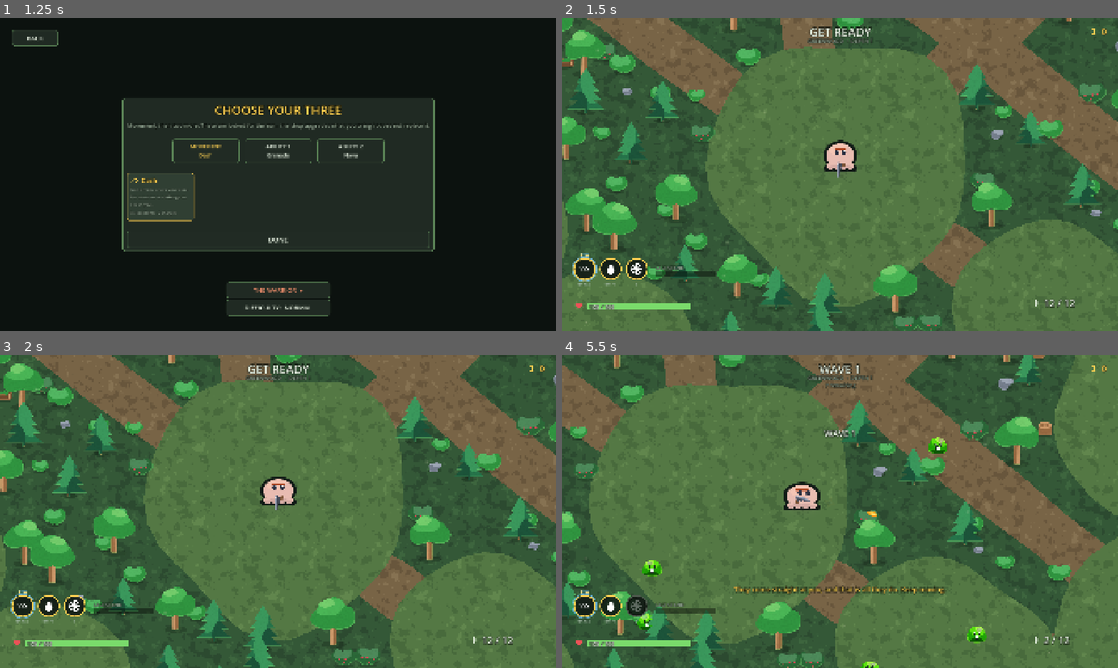
Above: before the commit, frames 1-4 (two rows, left to right).
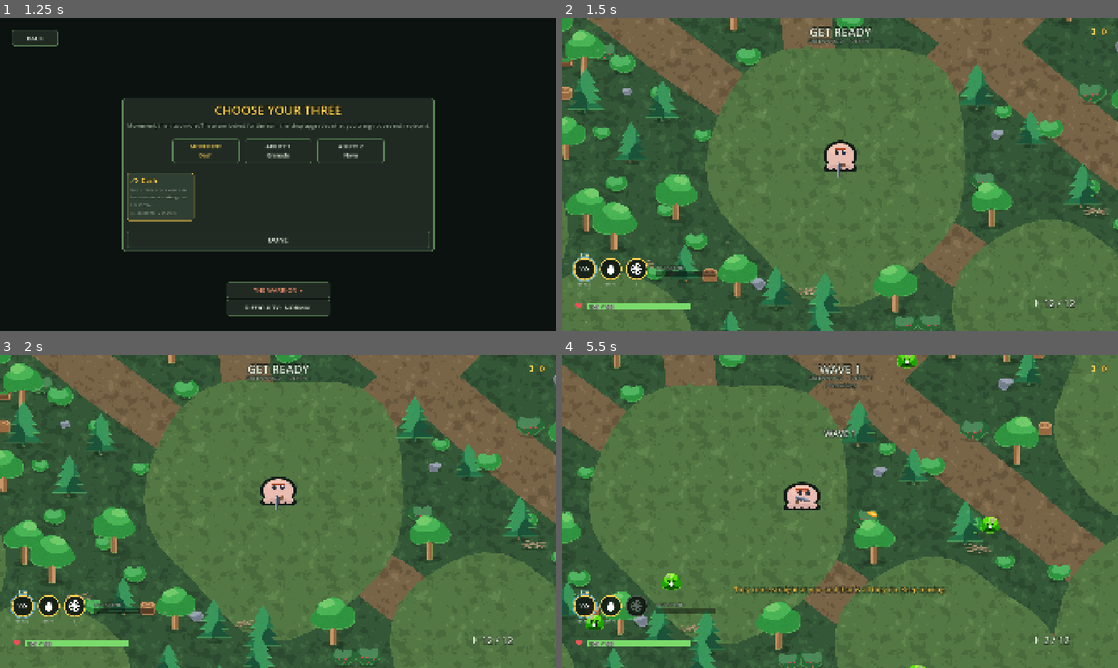
Above: after the commit, the same moments.

Repository: Kooktyplays/slimer
Game: Godot game, scene res://main.tscn
Same seed, same stepped clock (60 frames per second), same inputs: the game is played once before the commit and once after it.
Inputs (mouse positions are in pixels of both pictures, inside the frame that each line leads up to):
- Up to frame 1 (1.25 s): click "NEW RUN" at 0.5 s
- Up to frame 2 (1.5 s): click "DONE" at 1.25 s
- Up to frame 3 (2 s): no input
- Up to frame 4 (5.5 s): tap Enter (ui_accept) at 2, 2.27, 2.75, 3.5, 5.27 s; move the mouse to (962, 495) at 2.02 s; press the mouse at (962, 495) at 2.03 s; hold D (move_right) 2.03-2.75 s; release the mouse at (962, 495) at 2.75 s; drag from (728, 527) to (940, 489) at 2.77 s; move the mouse to (895, 442) at 3.52 s; hold D (move_right) 3.53-4.25 s; hold E (ability_2) 3.53-4.25 s; click (895, 442) at 3.8 s; drag from (812, 574) to (979, 458) at 4.27 s; move the mouse to (1006, 558) at 5.02 s; hold A (move_left) from 5.03 s (still down); hold F (interact) from 5.03 s (still down); click (1006, 558) at 5.3 s

Frame 1 is identical in both runs. In frame 2, 0.7% of the frame differs, in the area x 0-99%, y 22-89%; in frame 3, 0.7%; in frame 4, 1.6%, in the area x 1-79%, y 0-100%.

Commit message:
Add deadfall: stops bullets, not bodies
Props were binary - solid blockers or pure decoration. Deadfall is the middle
the Notion page has wanted since the terrain pass: a low tangle of dead branches
you walk straight through and cannot shoot through. It gives the forest its
first piece of geometry that is cover rather than an obstacle, and it makes the
Devourer added two commits ago mean something beyond Thornwall.

The mechanism is almost free, and that is worth stating because it is invisible
in the code that depends on it. The player, every enemy, every boss and every
enemy bullet mask WORLD and nothing else - so a StaticBody2D on its own layer is
walked through by the entire cast with no edits to any of them. Only the
projectile's sweep query learns about the new bit, in the two lines that build
it, and _resolve already treats any StaticBody2D as terrain and expires the
bullet with the usual spark.

Its own bit rather than the dead PICKUP one, which is still named "pickup" in
project.godot and should be retired separately.

THE COLLISION IS DERIVED, NOT STORED, and that is the whole safety argument.
forest.gd walks layout.props and builds its shapes on the spot, so props stays
the single source of truth: a deadfall that _clear_corridor removes loses its
shapes for free, and one that survives keeps them. A parallel array in the
generator would go stale the first time that function ran, because it rewrites
props and blockers and would not know about a third list.

`blocks` stays false, which keeps it out of layout.blockers. That array feeds
the navigation raster inflated by ACTOR_CLEARANCE, the reachability flood, the
corridor repair, the roominess check and the sealed-arena test - a bullet
blocker in there marks ground unwalkable that bodies can actually cross, and
every one of those guarantees would then be about geometry that does not exist.
Asserted across all five biomes.

It also breaks the pack's readability rule - brown and grey things stop you,
green things do not - so it is drawn to break it visibly: a sparse crossed
lattice of pale sun-bleached branches with daylight through it, not solid
timber. You can see through it, so you can walk through it.

Two notes on the test, because both were nearly shipped wrong. The mask facts
are asserted directly on a launched projectile and a configured enemy rather
than by reading the source, because "enemy.collision_mask == Layers.WORLD" is
what makes deadfall work and nothing about that line says so. And the
across-biomes loop nearly passed vacuously: generate() is STATIC and returns the
generator, so calling it on a fresh instance left every check inside reading an
empty props list. The "at least one deadfall was actually placed" assertion is
what caught that, which is the argument for writing it.

4497 assertions, perf p95 6.94 ms, zero boot errors, sim 10 of 10.

Co-Authored-By: Claude Opus 5 <noreply@anthropic.com>

Diff:
--- a/game/data/layers.gd
+++ b/game/data/layers.gd
@@ -11,3 +11,11 @@
 const PLAYER_BULLET := 1 << 3
 const ENEMY_BULLET := 1 << 4
 const PICKUP := 1 << 5
+## Deadfall: stops BULLETS, not bodies.
+##
+## Its own bit rather than the dead PICKUP one, which is still named "pickup" in
+## project.godot. The whole trick is that the player, every enemy, every boss
+## and every enemy bullet mask WORLD and nothing else - so a body on a different
+## layer is walked straight through by the entire cast with no edits to any of
+## them, and only the projectile query has to learn about it.
+const DEADFALL := 1 << 6
--- a/game/project.godot
+++ b/game/project.godot
@@ -112,6 +112,7 @@
 2d_physics/layer_4="player_bullet"
 2d_physics/layer_5="enemy_bullet"
 2d_physics/layer_6="pickup"
+2d_physics/layer_7="deadfall"
 
 [physics]
 
--- a/game/tests/run_tests.gd
+++ b/game/tests/run_tests.gd
@@ -29,6 +29,7 @@
 	_test_straggler_escalation()
 	_test_second_wave_enemies()
 	_test_written_text()
+	_test_deadfall()
 	_test_sfx_stability()
 	_test_font()
 	_test_boss_phases()
@@ -1342,6 +1343,85 @@
 ## Existence is checked too, because two of these are read with a bare subscript
 ## at runtime: tutor.gd indexes def["hint"] the moment an enemy first spawns, so
 ## a type without one crashes mid-wave and no test covered it.
+## Deadfall stops bullets and not bodies, and never becomes terrain.
+##
+## The mechanism is that the player, every enemy, every boss and every enemy
+## bullet mask WORLD and nothing else - so a body on its own layer is walked
+## through by the entire cast with no edits to any of them. That is elegant and
+## it is also completely invisible: nothing about "enemy.collision_mask ==
+## Layers.WORLD" says "and this is what lets deadfall work". Asserted here so
+## adding DEADFALL to an actor mask later fails loudly instead of quietly
+## turning a lattice of branches into a wall.
+##
+## The other half is that a bullet blocker must never reach layout.blockers.
+## That array feeds the navigation raster (inflated by ACTOR_CLEARANCE), the
+## reachability flood, the corridor repair, the roominess check and the
+## sealed-arena test. A circle in there marks ground unwalkable that bodies can
+## actually cross, and every one of those guarantees would then be reasoning
+## about geometry that does not exist.
+func _test_deadfall() -> void:
+	_check(Layers.DEADFALL != Layers.WORLD and Layers.DEADFALL != Layers.ENEMY
+		and Layers.DEADFALL != Layers.PLAYER and Layers.DEADFALL != Layers.PICKUP,
+		"Layers.DEADFALL collides with another layer bit")
+
+	# A bullet must see it...
+	var proj: Node = load("res://weapons/projectile.tscn").instantiate()
+	add_child(proj)
+	proj.call("launch", Vector2.ZERO, Vector2.RIGHT,
+		{"damage": 1.0, "speed": 100.0, "radius": 4.0})
+	_check(int(proj.get("collision_mask")) & Layers.DEADFALL != 0,
+		"a player bullet does not collide with deadfall - it shoots straight "
+		+ "through the one prop that exists to stop it")
+	proj.queue_free()
+
+	# ...and nothing that walks may.
+	var e: Enemy = load("res://actors/enemy.tscn").instantiate()
+	add_child(e)
+	e.configure(EnemyTypes.GREEN, 3)
+	_check(e.collision_mask & Layers.DEADFALL == 0,
+		"enemies collide with deadfall - it is a wall now, not cover")
+	e.queue_free()
+
+	_check(PropCatalog.stops_bullets("deadfall"), "deadfall does not stop bullets")
+	_check(not PropCatalog.blocks("deadfall"),
+		"deadfall is flagged as blocking - it will be rasterised into the "
+		+ "navigation grid and bodies will path around thin air")
+	_check(not PropCatalog.bullet_blockers("deadfall").is_empty(),
+		"deadfall has no bullet blockers, so it stops nothing")
+	_check(PropCatalog.blockers("deadfall").is_empty(),
+		"deadfall declares body blockers")
+
+	# ...and in a real forest, across every biome, it never lands in blockers.
+	var total := 0
+	for biome: String in BiomeDB.ORDER:
+		# generate() is STATIC and returns the generator. Calling it on a fresh
+		# instance and then reading that instance's props gives an empty list,
+		# and every check inside the loop passes by never running - which is
+		# exactly what the total below was added to catch, and did.
+		var g := ForestGenerator.generate(4242, biome)
+		# One assertion per biome, not one per deadfall-times-blocker pair: the
+		# naive nested version emitted seventy-six thousand checks and told you
+		# nothing more than this does.
+		var coincident := 0
+		for prop: Dictionary in g.props:
+			if String(prop["id"]) != "deadfall":
+				continue
+			total += 1
+			for b: Dictionary in g.blockers:
+				if (b["pos"] as Vector2).distance_to(prop["pos"]) <= 1.0:
+					coincident += 1
+					break
+		_check(coincident == 0,
+			"%d deadfall props in %s put circles in layout.blockers - the "
+				% [coincident, biome]
+			+ "navigation grid now has walls where bodies can walk")
+	# Without this the loop above is vacuous: a weight that stopped placing any
+	# deadfall at all would make every check inside it pass by never running.
+	_check(total > 0,
+		"no deadfall was placed in any of the five biomes - it is in the "
+		+ "catalogue but nothing scatters it, so none of the above was tested")
+
+
 func _test_written_text() -> void:
 	var hints := {}
 	for id: String in EnemyTypes.ORDER:
--- a/game/weapons/projectile.gd
+++ b/game/weapons/projectile.gd
@@ -84,12 +84,16 @@
 	(_shape.shape as CircleShape2D).radius = _radius
 	_query_shape.radius = _radius
 
+	# DEADFALL is in both masks, and only in these two places in the whole game.
+	# _resolve already treats any StaticBody2D as terrain and expires the bullet
+	# with the usual spark, so a deadfall needs no special case there - it is
+	# simply another thing a shot can stop against.
 	if from_player:
 		collision_layer = Layers.PLAYER_BULLET
-		_query.collision_mask = Layers.ENEMY | Layers.WORLD
+		_query.collision_mask = Layers.ENEMY | Layers.WORLD | Layers.DEADFALL
 	else:
 		collision_layer = Layers.ENEMY_BULLET
-		_query.collision_mask = Layers.PLAYER | Layers.WORLD
+		_query.collision_mask = Layers.PLAYER | Layers.WORLD | Layers.DEADFALL
 	collision_mask = _query.collision_mask
 
 	# Check the spawn point itself before moving. This is the point-blank fix:
--- a/game/world/biome_db.gd
+++ b/game/world/biome_db.gd
@@ -52,7 +52,7 @@
 		"scatter": {
 			"bush_a": 1.0, "bush_b": 0.7, "bush_c": 1.0,
 			"rock_a": 0.6, "rock_b": 0.35, "rock_c": 0.7,
-			"log_a": 0.28, "log_b": 0.25, "stump": 0.30, "fern": 0.8,
+			"deadfall": 0.34, "log_a": 0.28, "log_b": 0.25, "stump": 0.30, "fern": 0.8,
 			"mushroom": 0.45,
 		},
 		"clearing": {
@@ -84,7 +84,7 @@
 		},
 		"scatter": {
 			"bush_a": 0.5, "bush_c": 0.6, "reeds": 1.4, "fern": 1.2,
-			"rock_a": 0.3, "log_a": 0.6, "log_b": 0.55, "stump": 0.7,
+			"rock_a": 0.3, "deadfall": 0.34, "log_a": 0.6, "log_b": 0.55, "stump": 0.7,
 			"mushroom": 0.6,
 		},
 		"clearing": {
@@ -111,7 +111,7 @@
 		# Nothing green is still standing.
 		"trees": {"tree_dead": 1.6, "stump": 0.9, "pine_tree": 0.25},
 		"scatter": {
-			"stump": 1.2, "log_a": 0.9, "log_b": 0.8,
+			"stump": 1.2, "deadfall": 0.34, "log_a": 0.9, "log_b": 0.8,
 			"rock_a": 0.9, "rock_b": 0.7, "rock_c": 0.8, "pebbles": 0.6,
 		},
 		"clearing": {"pebbles": 1.0, "rock_c": 0.5, "grass_c": 0.25},
@@ -132,6 +132,7 @@
 		},
 		"trees": {"pine_tree": 1.8, "tree_dead": 0.8, "tree_round_b": 0.3},
 		"scatter": {
+			"deadfall": 0.34,
 			"fern": 1.1, "mushroom": 1.0, "bush_c": 0.6, "stump": 0.5,
 			"rock_a": 0.5, "rock_b": 0.4, "log_b": 0.4,
 		},
@@ -152,7 +153,7 @@
 		"trees": {"tree_round_a": 1.6, "tree_round_b": 1.6, "pine_tree": 0.5},
 		"scatter": {
 			"bush_a": 1.2, "bush_b": 1.0, "bush_c": 1.2, "fern": 1.3,
-			"mushroom": 1.1, "log_a": 0.5, "stump": 0.4, "rock_c": 0.4,
+			"mushroom": 1.1, "deadfall": 0.34, "log_a": 0.5, "stump": 0.4, "rock_c": 0.4,
 		},
 		"clearing": {
 			"grass_a": 1.0, "grass_b": 1.0, "flower_a": 0.7, "flower_b": 0.7,
--- a/game/world/forest.gd
+++ b/game/world/forest.gd
@@ -251,6 +251,39 @@
 		shape.position = b["pos"]
 		body.add_child(shape)
 	_build_boundary(body)
+	_build_deadfall()
+
+
+## A second static body, on the deadfall layer, for props that stop bullets and
+## not bodies.
+##
+## Derived from layout.props on the spot rather than read from a list the
+## generator keeps. That is the whole safety argument: props is the single
+## source of truth, so a deadfall that _clear_corridor removed loses its shapes
+## for free and one that survived keeps them. A stored parallel array would go
+## stale the moment that function ran, because it rewrites props and blockers
+## and would not know to rewrite a third list.
+##
+## Two bodies, not hundreds - same reason the obstacle body holds every circle
+## rather than one body per tree.
+func _build_deadfall() -> void:
+	var body := StaticBody2D.new()
+	body.name = "Deadfall"
+	body.collision_layer = Layers.DEADFALL
+	body.collision_mask = 0
+	add_child(body)
+	for prop: Dictionary in layout.props:
+		var id: String = prop["id"]
+		if not PropCatalog.stops_bullets(id):
+			continue
+		var s: float = float(prop["scale"])
+		for b: Dictionary in PropCatalog.bullet_blockers(id):
+			var shape := CollisionShape2D.new()
+			var circle := CircleShape2D.new()
+			circle.radius = float(b["radius"]) * s
+			shape.shape = circle
+			shape.position = prop["pos"] + (b["offset"] as Vector2) * s
+			body.add_child(shape)
 
 
 ## Four slabs that close the arena.
--- a/game/world/prop_catalog.gd
+++ b/game/world/prop_catalog.gd
@@ -78,6 +78,28 @@
 	"mushroom": {"texture": "gen/mushroom", "blocks": false, "anchor": 4, "sway": 0.3, "layer": "detail"},
 
 	# ---- flat ground detail (drawn below everything, never sorted) ---------
+	# ---- stops bullets, not bodies -----------------------------------------
+	#
+	# The one object that breaks the pack's readability rule. Brown and grey
+	# things stop you and green things do not, and this is brown and does not -
+	# so it is drawn as a sparse crossed lattice with daylight through it rather
+	# than as solid timber. You can see through it, so you can walk through it,
+	# and a shot cannot.
+	#
+	# `blocks` stays FALSE. That is load-bearing: it is what keeps this out of
+	# layout.blockers, which feeds the navigation raster, the reachability
+	# flood, the corridor repair and the sealed-arena test. A bullet blocker in
+	# there would mark ground unwalkable that bodies can cross.
+	"deadfall": {
+		"texture": "gen/deadfall", "blocks": false, "anchor": 8,
+		"stops_bullets": true,
+		"bullet_blockers": [
+			{"offset": Vector2(-24, -8), "radius": 15.0},
+			{"offset": Vector2(0, -10), "radius": 16.0},
+			{"offset": Vector2(24, -8), "radius": 15.0},
+		],
+		"sway": 0.0, "layer": "ground_prop",
+	},
 	"grass_a": {"texture": "gen/grass_a", "blocks": false, "anchor": 3, "sway": 1.6, "layer": "detail"},
 	"grass_b": {"texture": "gen/grass_b", "blocks": false, "anchor": 3, "sway": 1.6, "layer": "detail"},
 	"grass_c": {"texture": "gen/grass_c", "blocks": false, "anchor": 3, "sway": 1.6, "layer": "detail"},
@@ -133,6 +155,17 @@
 	return bool(DEFS[id].get("blocks", false))
 
 
+## Does this prop stop bullets? See the deadfall entry above.
+static func stops_bullets(id: String) -> bool:
+	return bool(DEFS[id].get("stops_bullets", false))
+
+
+## Circles that stop bullets, in sprite-local space. Deliberately a SEPARATE
+## key from `blockers` - anything in that one becomes solid to bodies too.
+static func bullet_blockers(id: String) -> Array:
+	return DEFS[id].get("bullet_blockers", [])
+
+
 static func blockers(id: String) -> Array:
 	return DEFS[id].get("blockers", [])
 
Binary file changed: game/assets/fonts/gen/slimer.ttf
Binary file added: game/assets/sprites/gen/deadfall.png
Not shown, added: game/assets/sprites/gen/deadfall.png.import
Not shown, changed: game/tools/gen_art.py
